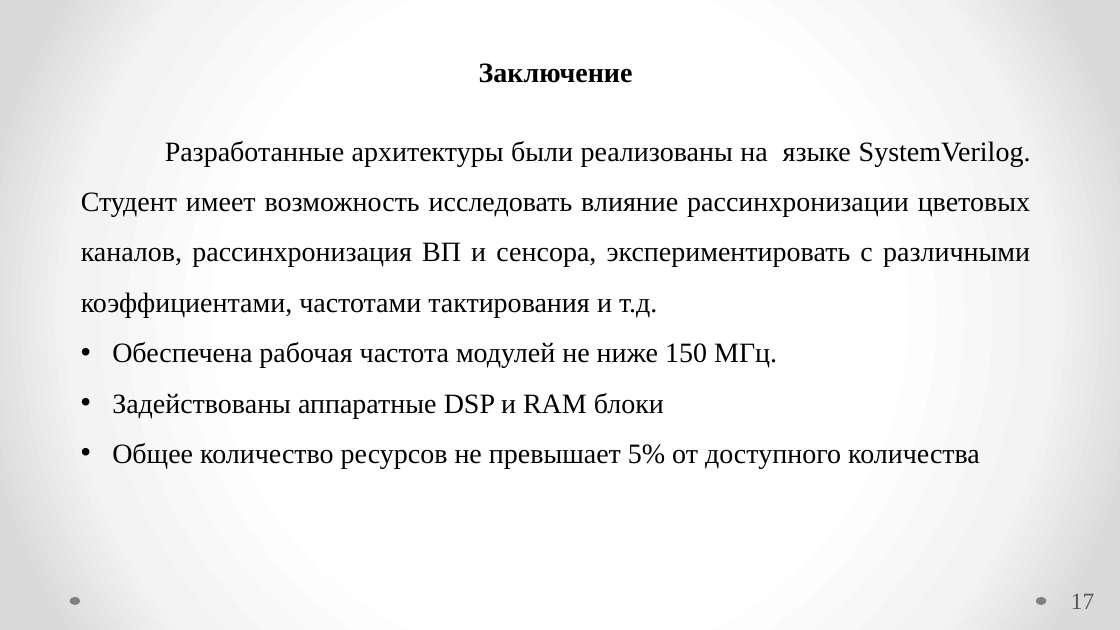
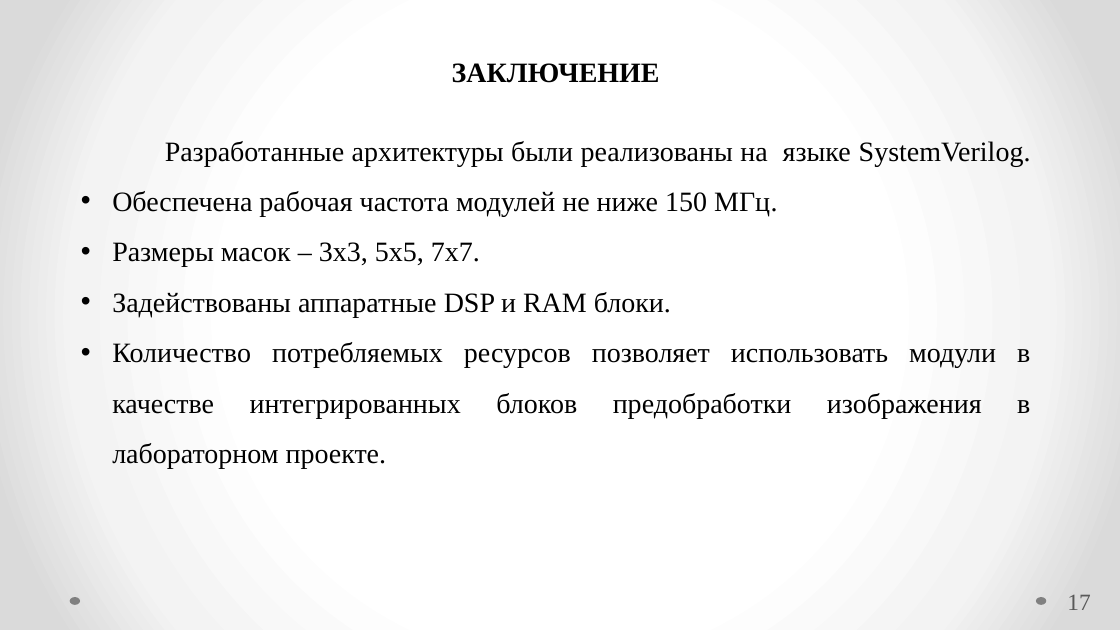
Before and after one commit to Radiophantom/master_yoda, a slide deck: slide 17 of VKR.pptx. Drawn at 1120x630 pixels with LibreOffice and Linux fonts; fonts in the diff are those of the drawing. Boxes give left, top, right and bottom in pixels: in the first picture for what was removed or moved away, otherwise in the second. Text is boxed around its words. In the diff, an @@ line names an element or a change of style, - is before the commit and + after.

```diff
--- a/VKR.pptx
+++ b/VKR.pptx
@@ text at (452, 63, 660, 83): text changed @@
-Заключение
+ЗАКЛЮЧЕНИЕ
@@ text at (81, 192, 1030, 317): paragraph removed @@
-Студент имеет возможность исследовать влияние рассинхронизации цветовых каналов, рассинхронизация ВП и сенсора, экспериментировать с различными коэффициентами, частотами тактирования и т.д.
@@ text at (112, 242, 1030, 468): text changed @@
-• Задействованы аппаратные DSP и RAM блоки
-• Общее количество ресурсов не превышает 5% от доступного количества
+• Размеры масок – 3х3, 5х5, 7х7.
+• Задействованы аппаратные DSP и RAM блоки.
+• Количество потребляемых ресурсов позволяет использовать модули в качестве интегрированных блоков предобработки изображения в лабораторном проекте.
@@ page number: place and size @@
-page number at (1071, 593, 1094, 609)
+page number at (1067, 595, 1090, 610)
```
Also in this commit, not shown: 15 other slides changed, 1 slide added, 2 slides removed.
